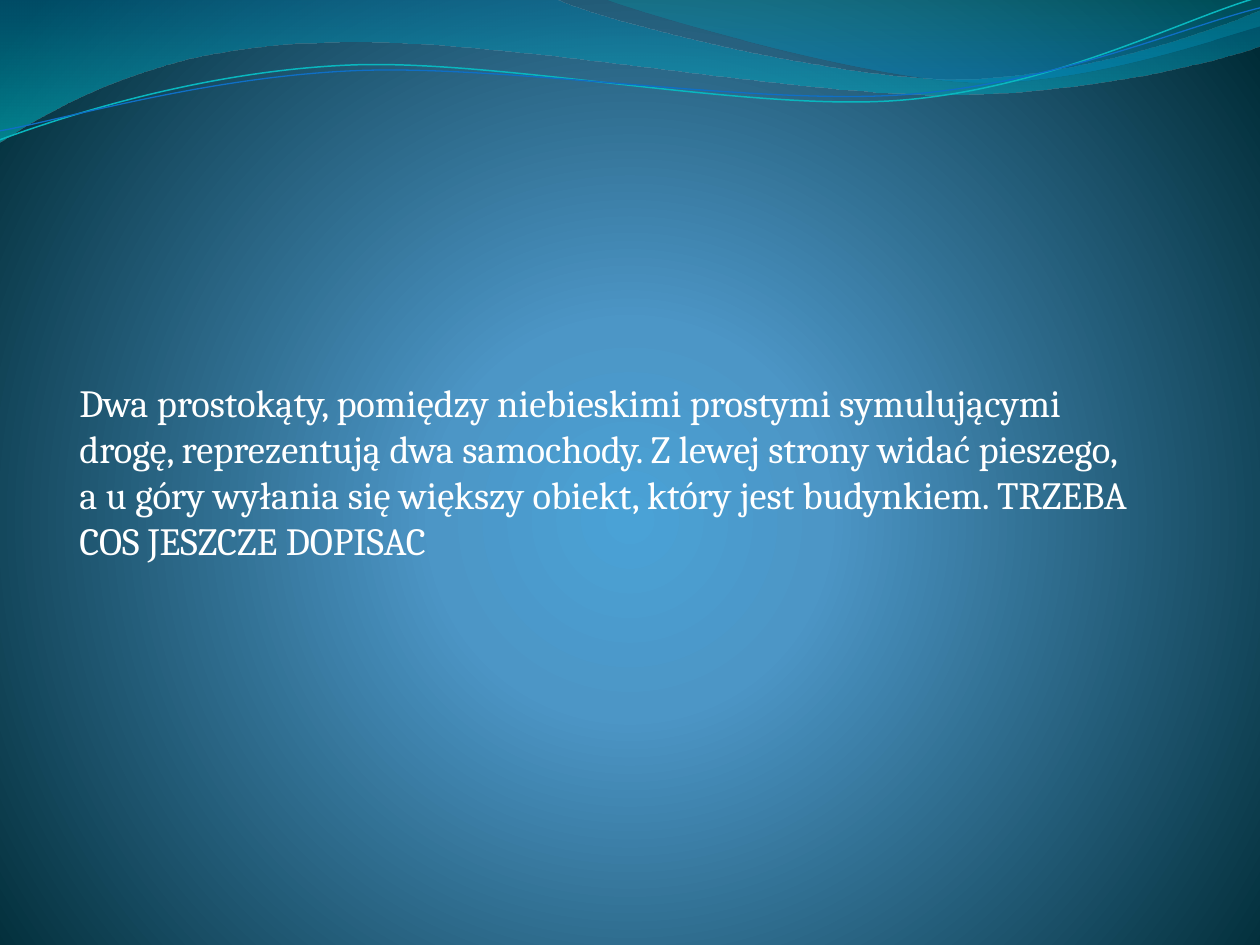
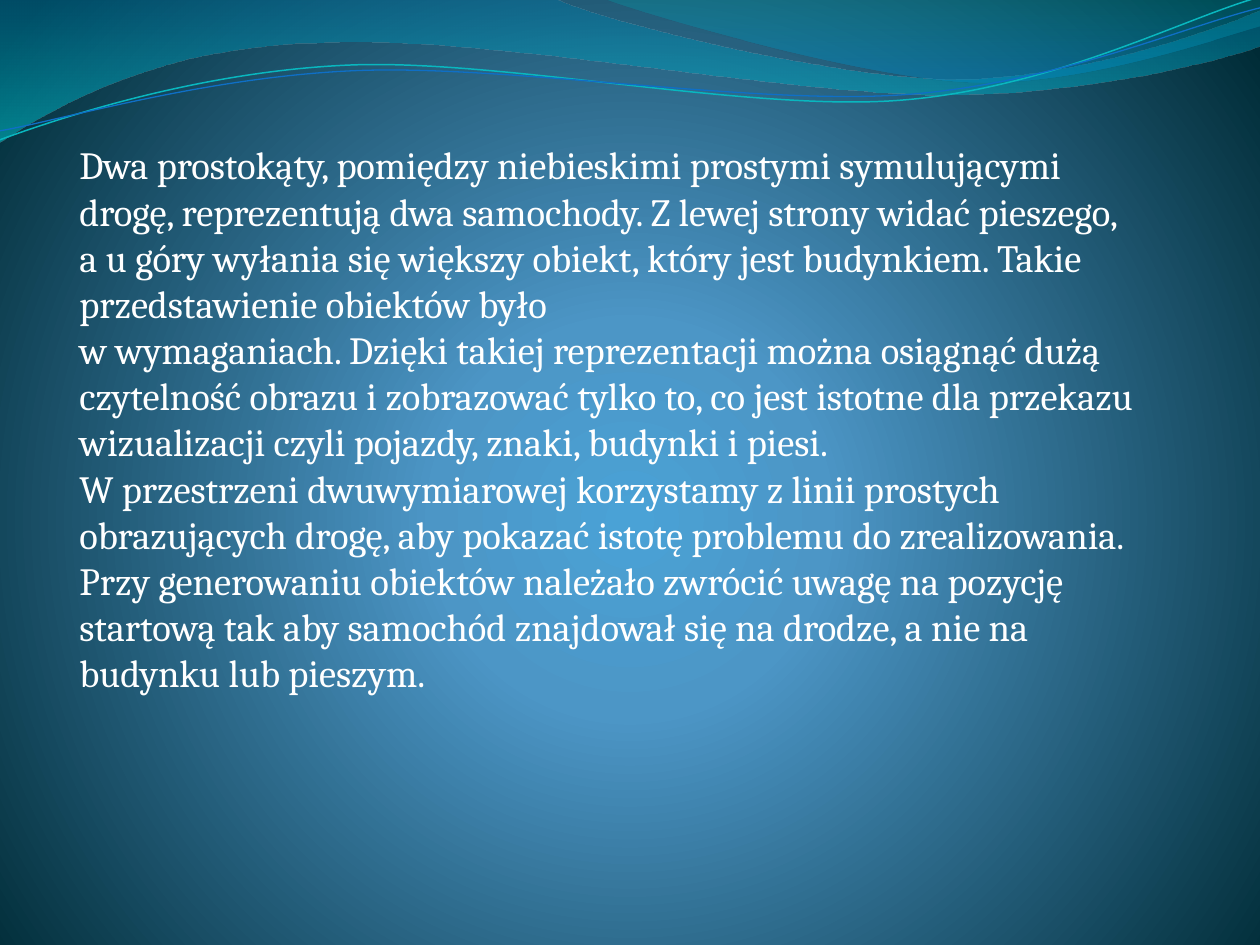
Before and after one commit to styczen/AP_Radar, a slide deck: slide 7 of prezentacja.pptx. Drawn at 1260x945 pixels with LibreOffice and Linux fonts; fonts in the diff are those of the drawing. Boxes give left, top, right and bottom in pixels: in the first picture for what was removed or moved away, otherwise in the second. Text is boxed around its words. In the diff, an @@ line names an element or a change of style, - is before the commit and + after.

```diff
--- a/prezentacja.pptx
+++ b/prezentacja.pptx
@@ text at bbox=[79, 152, 1133, 696]: text changed @@
-Dwa prostokąty, pomiędzy niebieskimi prostymi symulującymi drogę, reprezentują dwa samochody. Z lewej strony widać pieszego, a u góry wyłania się większy obiekt, który jest budynkiem. TRZEBA COS JESZCZE DOPISAC
+Dwa prostokąty, pomiędzy niebieskimi prostymi symulującymi drogę, reprezentują dwa samochody. Z lewej strony widać pieszego, a u góry wyłania się większy obiekt, który jest budynkiem. Takie przedstawienie obiektów było
+w wymaganiach. Dzięki takiej reprezentacji można osiągnąć dużą czytelność obrazu i zobrazować tylko to, co jest istotne dla przekazu wizualizacji czyli pojazdy, znaki, budynki i piesi.
+W przestrzeni dwuwymiarowej korzystamy z linii prostych obrazujących drogę, aby pokazać istotę problemu do zrealizowania. Przy generowaniu obiektów należało zwrócić uwagę na pozycję startową tak aby samochód znajdował się na drodze, a nie na budynku lub pieszym.
```
Also in this commit, not shown: 1 other slide changed, 4 slides added, 3 slides removed, 3 other files.
